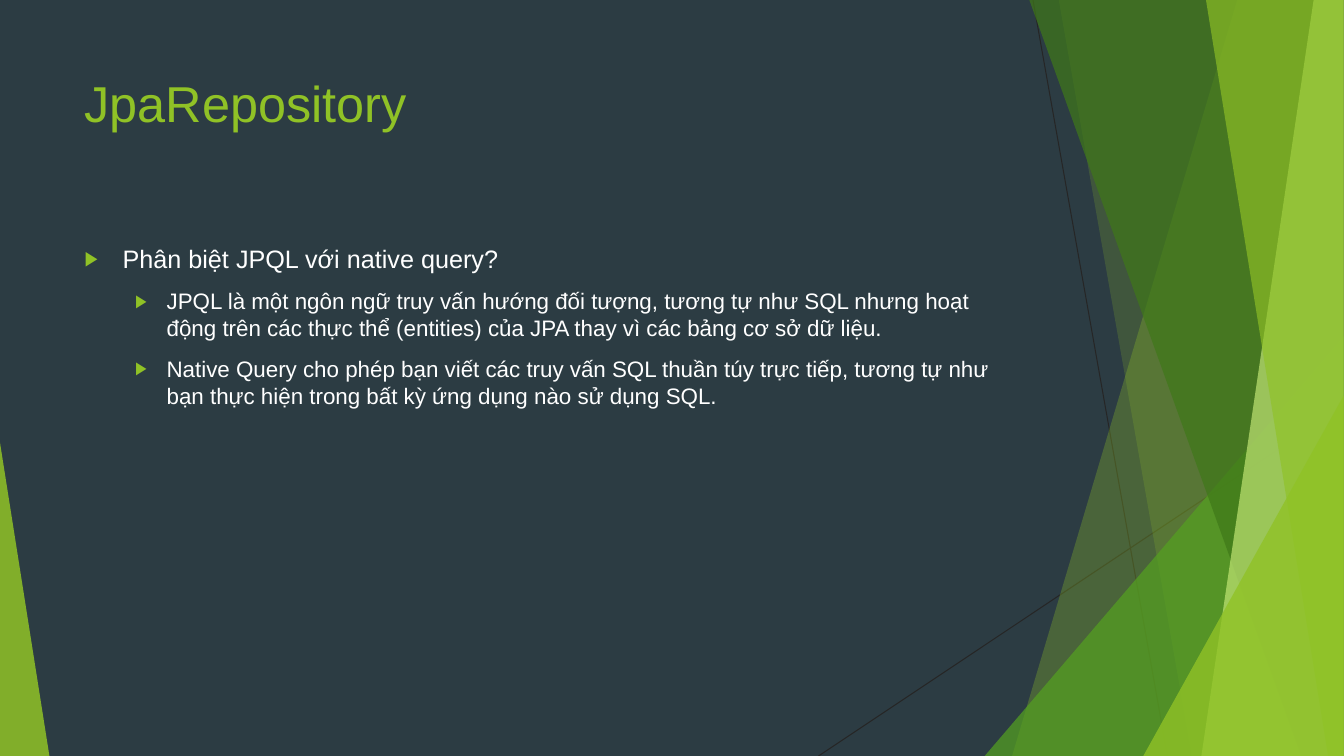
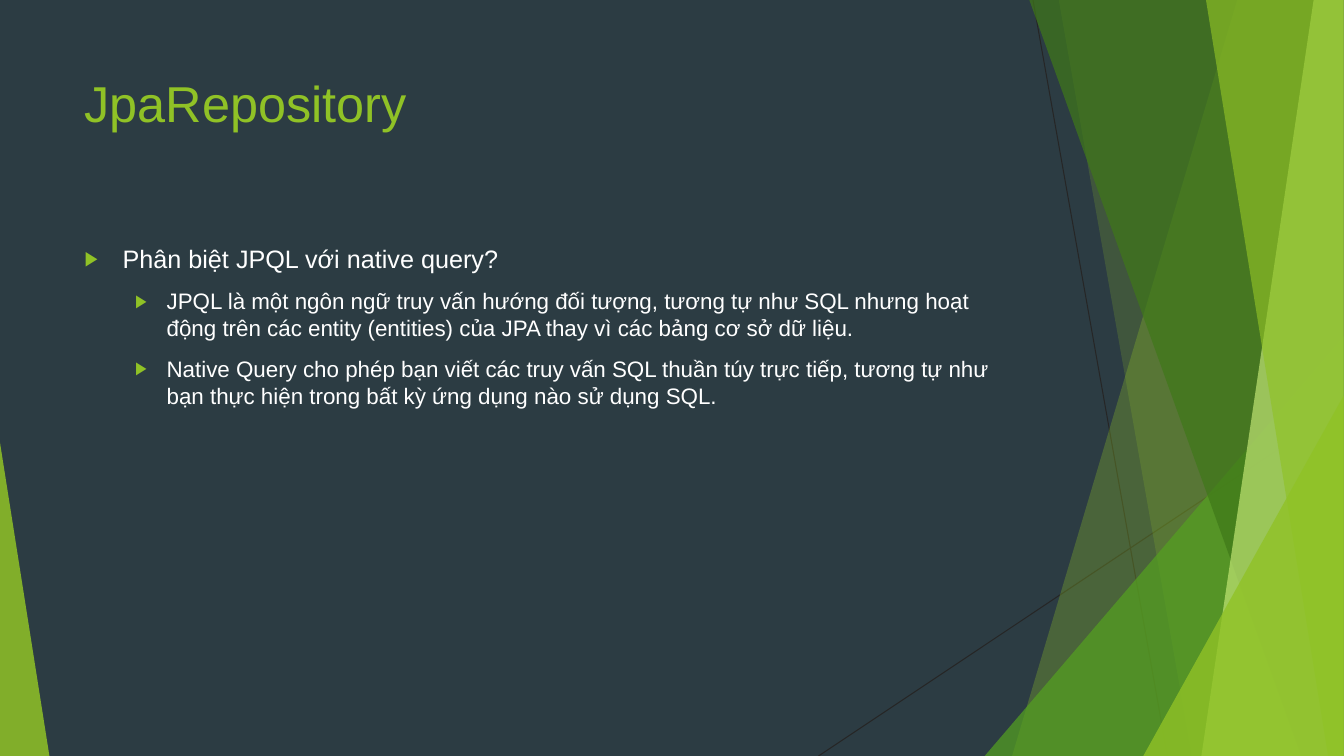
Before and after one commit to sobbingwind/SpringBoot, a slide deck: slide 27 of 07.Spring Data JPA.pptx. Drawn at 1344x756 pixels with LibreOffice and Linux fonts; fonts in the diff are those of the drawing. Boxes give left, top, right and bottom in pixels: in the first picture for what was removed or moved away, otherwise in the second. Text is boxed around its words. In the diff, an @@ line names an element or a change of style, - is before the commit and + after.

```diff
--- a/07.Spring Data JPA.pptx
+++ b/07.Spring Data JPA.pptx
@@ text at (x1=167, y1=292, x2=968, y2=341): text changed @@
-  ▶ JPQL là một ngôn ngữ truy vấn hướng đối tượng, tương tự như SQL nhưng hoạt động trên các thực thể (entities) của JPA thay vì các bảng cơ sở dữ liệu.
+  ▶ JPQL là một ngôn ngữ truy vấn hướng đối tượng, tương tự như SQL nhưng hoạt động trên các entity (entities) của JPA thay vì các bảng cơ sở dữ liệu.
```
Also in this commit, not shown: 2 other slides changed, 26 slides added.
